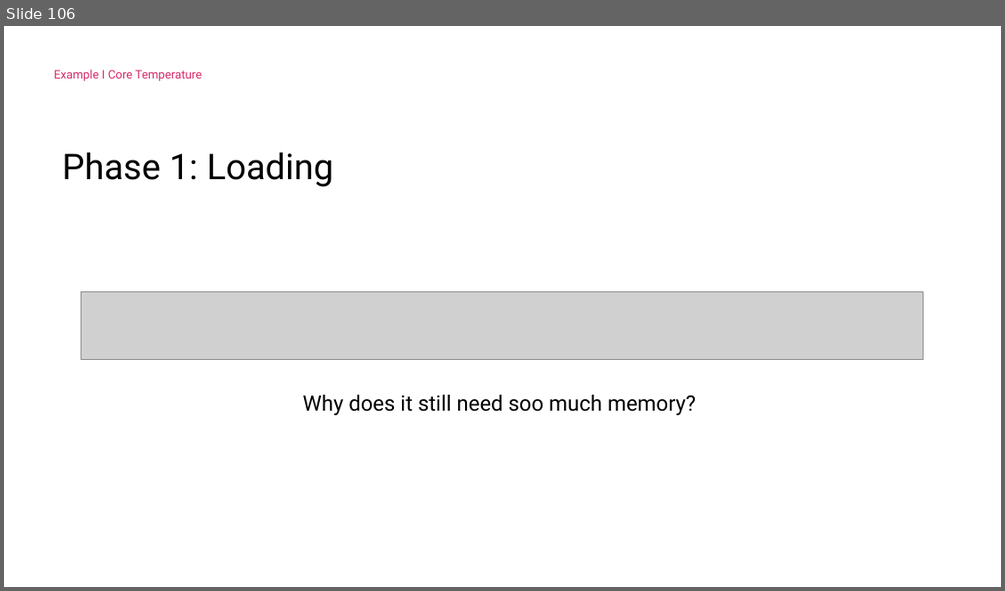
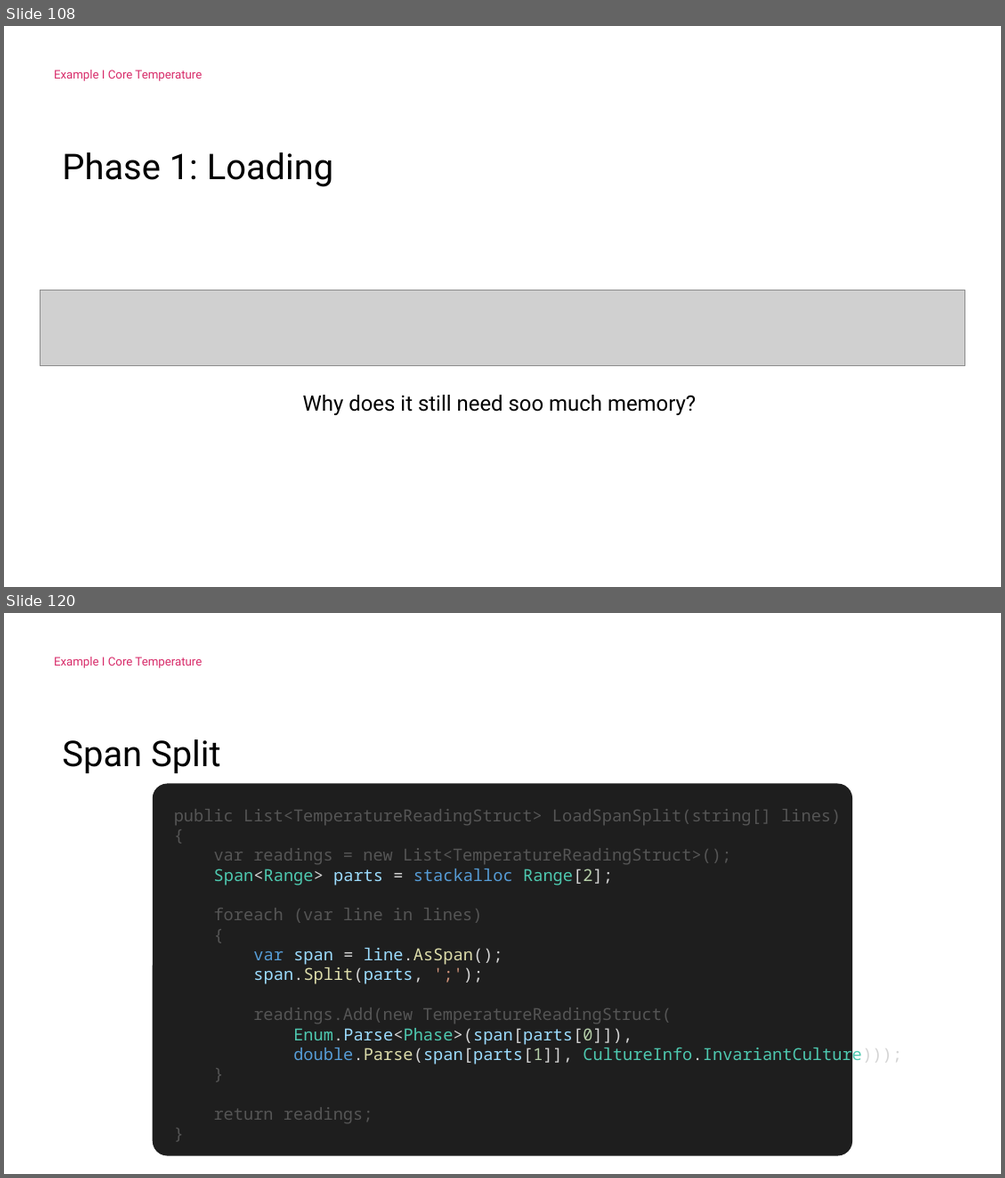
Before and after one commit to ILikeSahne/PerformanceOptimizationsInCSharp, a slide deck: Powerpoint.pptx. Shown one above the other, each under a label of ours: slide 106 before the commit, slides 108 and 120 after it; the slides between them are not shown. The pictures are 1005x591 and 1005x1178 pixels, drawn with LibreOffice and Linux fonts; fonts in the diff are those of the drawing; grey boxes stand for pictures; background and template pictures are left out. Boxes give left, top, right and bottom in pixels: in the first picture for what was removed or moved away, otherwise in the second. Text is boxed around its words. In the diff, an @@ line names an element or a change of style, - is before the commit and + after.

```diff
--- a/Powerpoint.pptx
+++ b/Powerpoint.pptx
@@ slide 120 added at [4, 613, 1001, 1174], background #FFFFFF @@
@@ title added at [54, 657, 202, 668], 10 pt, text #D82C6A @@
+Example I Core Temperature
@@ text added at [62, 739, 221, 773], 30 pt, text #000000 @@
+Span Split
@@ rounded rectangle added at [153, 784, 852, 1156], fill #1E1E1E, 14 pt, text #555555 @@
+public List<TemperatureReadingStruct> LoadSpanSplit(string[] lines)
+{
+var readings = new List<TemperatureReadingStruct>();
+Span<Range> parts = stackalloc Range[2];
+foreach (var line in lines)
+{
+var span = line.AsSpan();
+span.Split(parts, ';');
+readings.Add(new TemperatureReadingStruct(
+Enum.Parse<Phase>(span[parts[0]]),
+double.Parse(span[parts[1]], CultureInfo.InvariantCulture)));
+}
+return readings;
+}
@@ what was slide 106 is now slide 108 @@
@@ slide 108 changed as well @@
@@ picture: place and size @@
-picture at [81, 292, 923, 360]
+picture at [40, 290, 965, 365]
```
Also in this commit, not shown: 11 other slides changed, 35 other slides added, 1 slide removed, 11 other files.
